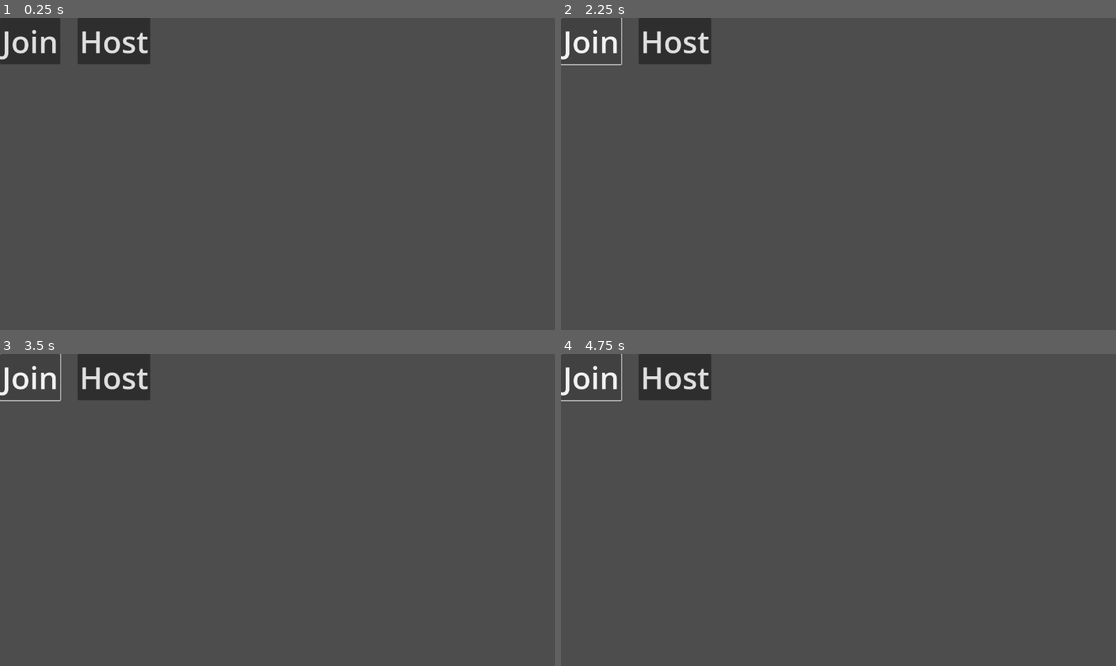
Above: before the commit, frames 1-4 (two rows, left to right).
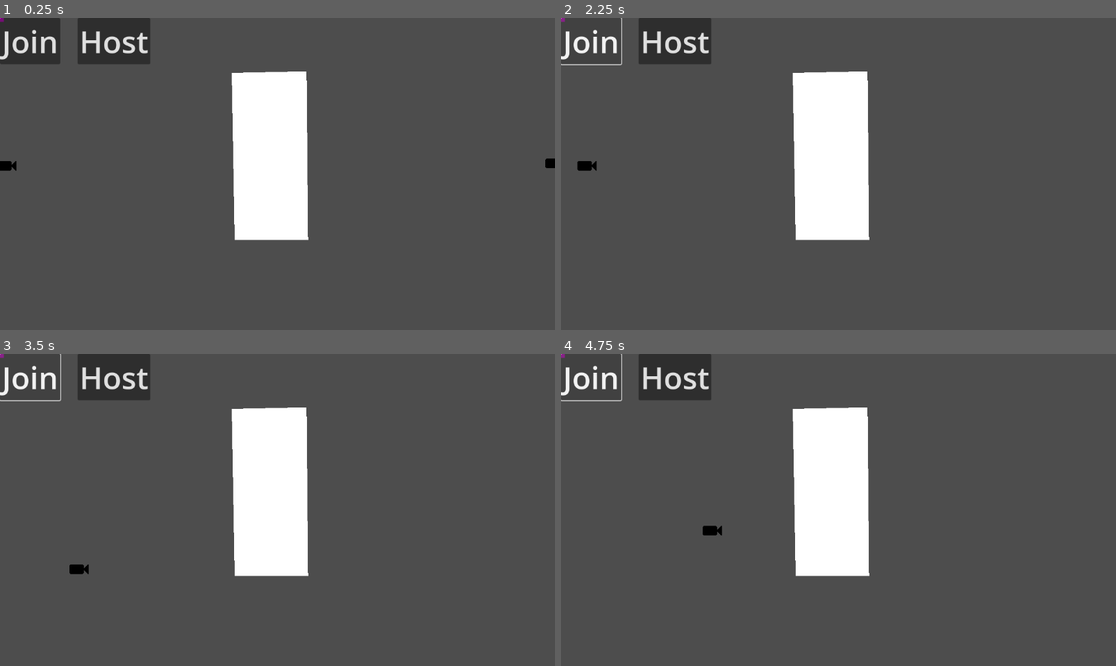
Above: after the commit, the same moments.

Repository: perrycate/ggj-2026
Game: Godot game, scene res://scenes/world/game.tscn
Two runs of this game, one before a commit and one after it. Both use one fixed random seed, a clock stepped at 60 frames per second and the inputs below. The engine's default icon, where the game draws it, is replaced by a stand-in: a white triangle on a blue panel in a dark square.
Inputs:
- Up to frame 1 (0.25 s): no input
- Up to frame 2 (2.25 s): click "Host" at 0.5 s; click "Join" at 1.25 s; hold D (move_right) from 2.03 s (still down); hold E (next_camera, bound only after the commit) from 2.03 s (still down)
- Up to frame 3 (3.5 s): tap Q (previous_camera, bound only after the commit) at 2.3, 2.85 s; release D (move_right) at 2.78 s; release E (next_camera, bound only after the commit) at 2.78 s; hold S (move_down) from 2.78 s (still down); tap E (next_camera, bound only after the commit) at 3.05 s
- Up to frame 4 (4.75 s): release S (move_down) at 3.53 s; hold D (move_right) 3.53-4.28 s; hold E (next_camera, bound only after the commit) 3.53-4.28 s; tap Q (previous_camera, bound only after the commit) at 3.8, 4.35 s; hold W (move_up) from 4.28 s (still down); tap E (next_camera, bound only after the commit) at 4.55 s

The runs differ from the first frame. In frame 1, 7.4% of the frame differs, in the area x 0-100%, y 0-72%; in frame 2, 7.3%; in frame 3, 7.3%; in frame 4, 7.3%.
Error after the commit: Parse Error: Cannot assign a value of type network_discovery.gd.State to variable "current_state" with specified type State. (res://scenes/world/network_discov…

Commit message:
Basic players setup (#6)
* player and watcher created. basic world created

* state machines and other basic infrastructure created, untested watcher/camera switching logic started

* more progress

* at least it doesn't crash

Diff:
--- a/project.godot
+++ b/project.godot
@@ -14,6 +14,10 @@
 run/main_scene="uid://7k81egc5b2va"
 config/features=PackedStringArray("4.5", "Forward Plus")
 config/icon="res://art/icon.svg"
+
+[autoload]
+
+Game="*res://scripts/world/game.gd"
 
 [debug]
 
@@ -51,3 +55,13 @@
 "events": [Object(InputEventKey,"resource_local_to_scene":false,"resource_name":"","device":-1,"window_id":0,"alt_press …(192 unchanged characters)…
 ]
 }
+next_camera={
+"deadzone": 0.2,
+"events": [Object(InputEventKey,"resource_local_to_scene":false,"resource_name":"","device":-1,"window_id":0,"alt_pressed":false,"shift_pressed":false,"ctrl_pressed":false,"meta_pressed":false,"pressed":false,"keycode":0,"physical_keycode":69,"key_label":0,"unicode":101,"location":0,"echo":false,"script":null)
+]
+}
+previous_camera={
+"deadzone": 0.2,
+"events": [Object(InputEventKey,"resource_local_to_scene":false,"resource_name":"","device":-1,"window_id":0,"alt_pressed":false,"shift_pressed":false,"ctrl_pressed":false,"meta_pressed":false,"pressed":false,"keycode":0,"physical_keycode":81,"key_label":0,"unicode":113,"location":0,"echo":false,"script":null)
+]
+}
--- /dev/null
+++ b/scenes/camera/camera.tscn
@@ -0,0 +1,32 @@
+[gd_scene load_steps=8 format=3 uid="uid://qwvh0nx7hhec"]
+
+[ext_resource type="Script" uid="uid://d2b73pyf7btsx" path="res://scripts/camera/camera.gd" id="1_6m2n3"]
+[ext_resource type="Texture2D" uid="uid://ducafcw732aa5" path="res://art/camera.png" id="2_0jiuk"]
+[ext_resource type="Script" uid="uid://bhd1vsmbdtydl" path="res://scripts/states/state_machine.gd" id="3_0jiuk"]
+[ext_resource type="Script" uid="uid://bstp46uc1rhmo" path="res://scripts/camera/infrared.gd" id="4_4ph7v"]
+[ext_resource type="Script" uid="uid://cxatfi0jqfubi" path="res://scripts/camera/visual.gd" id="5_k3vso"]
+[ext_resource type="Script" uid="uid://pdp7tipda741" path="res://scripts/camera/acoustic.gd" id="6_kuc5t"]
+[ext_resource type="Script" uid="uid://d3evpi8im7jre" path="res://scripts/camera/switching.gd" id="7_acrws"]
+
+[node name="Camera" type="CharacterBody2D"]
+script = ExtResource("1_6m2n3")
+
+[node name="Sprite2D" type="Sprite2D" parent="."]
+position = Vector2(11, 0)
+texture = ExtResource("2_0jiuk")
+
+[node name="StateMachine" type="Node" parent="."]
+script = ExtResource("3_0jiuk")
+metadata/_custom_type_script = "uid://bhd1vsmbdtydl"
+
+[node name="Infrared" type="Node" parent="StateMachine"]
+script = ExtResource("4_4ph7v")
+
+[node name="Visual" type="Node" parent="StateMachine"]
+script = ExtResource("5_k3vso")
+
+[node name="Acoustic" type="Node" parent="StateMachine"]
+script = ExtResource("6_kuc5t")
+
+[node name="Switching" type="Node" parent="StateMachine"]
+script = ExtResource("7_acrws")
--- /dev/null
+++ b/scenes/watcher/watcher.tscn
@@ -0,0 +1,29 @@
+[gd_scene load_steps=7 format=3 uid="uid://bm0nx058xtv3u"]
+
+[ext_resource type="Script" uid="uid://dahy7hpota4ua" path="res://scripts/watcher/watcher.gd" id="1_ilq2x"]
+[ext_resource type="Script" uid="uid://bhd1vsmbdtydl" path="res://scripts/states/state_machine.gd" id="1_s0oms"]
+[ext_resource type="Script" uid="uid://tlk5xxkkue7f" path="res://scripts/watcher/controlling.gd" id="2_x80ag"]
+[ext_resource type="Script" uid="uid://bwdfw7madvuyd" path="res://scripts/watcher/switching.gd" id="3_ilq2x"]
+[ext_resource type="Script" uid="uid://bd7bas20njuwq" path="res://scripts/watcher/stunned.gd" id="4_mrnq6"]
+
+[sub_resource type="NoiseTexture2D" id="NoiseTexture2D_ilq2x"]
+
+[node name="Watcher" type="Node2D"]
+script = ExtResource("1_ilq2x")
+
+[node name="StateMachine" type="Node" parent="." node_paths=PackedStringArray("initial_state")]
+script = ExtResource("1_s0oms")
+initial_state = NodePath("Switching")
+
+[node name="Controlling" type="Node" parent="StateMachine"]
+script = ExtResource("2_x80ag")
+
+[node name="Switching" type="Node" parent="StateMachine"]
+script = ExtResource("3_ilq2x")
+
+[node name="Stunned" type="Node" parent="StateMachine"]
+script = ExtResource("4_mrnq6")
+
+[node name="TestVisibility" type="Sprite2D" parent="."]
+scale = Vector2(0.030273438, 0.032226563)
+texture = SubResource("NoiseTexture2D_ilq2x")
--- a/scenes/world/game.tscn
+++ b/scenes/world/game.tscn
@@ -1,14 +1,30 @@
-[gd_scene load_steps=3 format=3 uid="uid://7k81egc5b2va"]
+[gd_scene load_steps=5 format=3 uid="uid://7k81egc5b2va"]
 
 [ext_resource type="Script" uid="uid://bf5rqo731sapw" path="res://scripts/world/game.gd" id="1_w44h4"]
+[ext_resource type="PackedScene" uid="uid://bm0nx058xtv3u" path="res://scenes/watcher/watcher.tscn" id="2_3iwug"]
+[ext_resource type="Script" uid="uid://cd37l6i8nl0xg" path="res://scripts/watcher/cameras.gd" id="3_r5nxa"]
+[ext_resource type="PackedScene" uid="uid://qwvh0nx7hhec" path="res://scenes/camera/camera.tscn" id="4_r5nxa"]
 [ext_resource type="Script" uid="uid://jv3hiunrens3" path="res://scenes/world/network_discovery.gd" id="2_hqfqh"]
 
 [node name="Game" type="Node2D"]
 script = ExtResource("1_w44h4")
+game_node_path = null
+is_watcher = null
+
+[node name="Watcher" parent="." instance=ExtResource("2_3iwug")]
+
+[node name="Cameras" type="Node2D" parent="."]
+script = ExtResource("3_r5nxa")
+
+[node name="Camera2" parent="Cameras" instance=ExtResource("4_r5nxa")]
+position = Vector2(1141, 302)
+
+[node name="Camera1" parent="Cameras" instance=ExtResource("4_r5nxa")]
+position = Vector2(3, 307)
 
 [node name="JoinButton" type="Button" parent="."]
-offset_right = 8.0
-offset_bottom = 8.0
+offset_right = 125.0
+offset_bottom = 96.0
 theme_override_font_sizes/font_size = 64
 text = "Join"
 
@@ -20,6 +36,11 @@
 text = "Host
 "
 
+[node name="Polygon2D" type="Polygon2D" parent="."]
+position = Vector2(639, 294)
+scale = Vector2(1.102069, 1.0915226)
+polygon = PackedVector2Array(-143.3205, -164.8793, -137.87616, 152.65439, 0.49890137, 152.65439, -2.4293213, -167.98352)
+uv = PackedVector2Array(-136, -58, -136, 148, 0.49890137, 152.65439, -2.4293213, -167.98352)
 [node name="Network" type="Node" parent="."]
 script = ExtResource("2_hqfqh")
 
--- a/scenes/world/player.tscn
+++ b/scenes/world/player.tscn
@@ -1,7 +1,8 @@
-[gd_scene load_steps=4 format=3 uid="uid://dhkljttu1fkh7"]
+[gd_scene load_steps=5 format=3 uid="uid://dhkljttu1fkh7"]
 
 [ext_resource type="Script" uid="uid://3464yub88grv" path="res://scripts/player/player.gd" id="1_l3o4k"]
 [ext_resource type="Texture2D" uid="uid://d3v8eynat77lb" path="res://art/icon.svg" id="2_hqqc5"]
+[ext_resource type="Script" uid="uid://bhd1vsmbdtydl" path="res://scripts/states/state_machine.gd" id="3_hqqc5"]
 
 [sub_resource type="RectangleShape2D" id="RectangleShape2D_h30v7"]
 size = Vector2(127, 127)
@@ -16,3 +17,7 @@
 
 [node name="Sprite2D" type="Sprite2D" parent="."]
 texture = ExtResource("2_hqqc5")
+
+[node name="StateMachine" type="Node" parent="."]
+script = ExtResource("3_hqqc5")
+metadata/_custom_type_script = "uid://bhd1vsmbdtydl"
--- /dev/null
+++ b/scripts/camera/acoustic.gd
@@ -0,0 +1 @@
+extends Node
--- /dev/null
+++ b/scripts/camera/camera.gd
@@ -0,0 +1,13 @@
+extends CharacterBody2D
+class_name Camera
+
+const CAMERA_SPEED: float = 200
+
+func _ready() -> void:
+	pass
+
+func _physics_process(_delta: float) -> void:
+	var input_direction = Input.get_vector("move_left", "move_right", "move_up", "move_down")
+	velocity = input_direction * CAMERA_SPEED
+
+	move_and_slide()
--- /dev/null
+++ b/scripts/camera/camera_state.gd
@@ -0,0 +1,3 @@
+extends State
+
+class_name CameraState
--- /dev/null
+++ b/scripts/camera/camera_state_machine.gd
@@ -0,0 +1,2 @@
+extends StateMachine
+class_name CameraStateMachine
--- /dev/null
+++ b/scripts/camera/infrared.gd
@@ -0,0 +1 @@
+extends Node
--- /dev/null
+++ b/scripts/camera/switching.gd
@@ -0,0 +1 @@
+extends Node
--- /dev/null
+++ b/scripts/camera/visual.gd
@@ -0,0 +1 @@
+extends Node
--- a/scripts/player/player.gd
+++ b/scripts/player/player.gd
@@ -2,11 +2,20 @@
 
 # Whether the human playing is actively controlling or merely watching.
 # PC: This feels wrong? Need to think about state management asap.
+
+@onready var state_machine: Node = $StateMachine
+
 var is_active: bool = false
 
-var speed : float = 300
+var PLAYER_SPEED : float = 300
 
 func _ready():
+	# TODO: if you don't have authority:
+	#set_process(false)
+	#set_physics_process(false)
+	#set_process_input(false)
+	#state_machine.set_process(false)
+	#state_machine.set_physics_process(false)
 	pass
 
 func _physics_process(_delta: float) -> void:
@@ -14,6 +23,6 @@
 		return
 
 	var input_direction = Input.get_vector("move_left", "move_right", "move_up", "move_down")
-	velocity = input_direction * speed
+	velocity = input_direction * PLAYER_SPEED
 
 	move_and_slide()
--- /dev/null
+++ b/scripts/states/state.gd
@@ -0,0 +1,39 @@
+extends Node
+
+class_name State
+
+signal transition
+
+const NO_MESSAGE: String = ""
+
+@onready var base_node: Node2D = $"../.."
+#@onready var body: CharacterBody3D = $"../.."
+#@onready var animation_player: AnimationPlayer = $"../../Mesh/AnimationPlayer"
+#@onready var animation_tree: AnimationTree = $"../../Mesh/AnimationTree"
+
+var state_name: String = "none"
+
+func _ready() -> void:
+	state_name = get_script().get_global_name()
+	print(base_node.name, " state name: ", state_name)
+	#print(body.character_name, " state name: ", state_name)
+
+func enter(_message):
+	print(base_node.name, " entering state: ", state_name)
+	#print(body.character_name, " entering state: ", state_name)
+	pass
+
+func exit():
+	print(base_node.character_name, " exiting state: ", state_name)
+	#body.move_and_slide()
+	pass
+
+func update(_delta: float):
+	pass
+
+func physics_update(_delta: float):
+	#body.move_and_slide()
+	pass
+
+func transition_to_state(new_state_name: String, message):
+	transition.emit(self, new_state_name, message)
--- /dev/null
+++ b/scripts/states/state_machine.gd
@@ -0,0 +1,50 @@
+extends Node
+class_name StateMachine
+
+@export var initial_state: State
+
+var states: Dictionary = {}
+var current_state: State
+
+func _ready() -> void:
+	#await owner.ready
+	for child in get_children():
+		if child is State:
+			states[child.name] = child
+			child.transition.connect(on_child_transition)
+
+	if initial_state:
+		initial_state.enter("")
+		current_state = initial_state
+
+func _process(delta: float):
+	if current_state:
+		current_state.update(delta)
+
+func _physics_process(delta: float) -> void:
+	if current_state:
+		current_state.physics_update(delta)
+
+func on_child_transition(state, new_state_name, _message):
+	if state != current_state:
+		return
+
+	var new_state = states.get(new_state_name)
+	if !new_state:
+		return
+
+	if current_state:
+		current_state.exit()
+
+	new_state.enter(_message)
+
+	current_state = new_state
+
+func transition_to(new_state_name, _message):
+	var new_state = states.get(new_state_name)
+	if !new_state:
+		return
+	if current_state:
+		current_state.exit()
+	new_state.enter(_message)
+	current_state = new_state
--- /dev/null
+++ b/scripts/watcher/cameras.gd
@@ -0,0 +1,8 @@
+extends Node2D
+
+#var camera_list: Array[Camera] = []
+
+func _ready() -> void:
+	for camera in get_children():
+		if camera is Camera:
+			Game.camera_list.append(camera)
--- /dev/null
+++ b/scripts/watcher/controlling.gd
@@ -0,0 +1,24 @@
+extends State
+class_name WatcherControlling
+
+func _read() -> void:
+	pass
+
+func enter(_message):
+	pass
+
+func exit():
+	pass
+
+func update(_delta: float):
+	# needs to check for input to switch cameras
+	# mask switching logic (probably) will be controlled in the camera
+	if Input.is_action_pressed("next_camera"):
+		transition.emit(self, "WatcherSwitching", 1)
+	elif Input.is_action_pressed("previous_camera"):
+		transition.emit(self, "WatcherSwitching", -1)
+	pass
+
+func physics_update(_delta: float):
+	base_node.global_position = base_node.current_camera.global_position
+	pass
--- /dev/null
+++ b/scripts/watcher/stunned.gd
@@ -0,0 +1 @@
+extends Node
--- /dev/null
+++ b/scripts/watcher/switching.gd
@@ -0,0 +1,24 @@
+extends WatcherState
+class_name WatcherSwitching
+
+var _switch_timer: float = 0.0
+
+const SWITCH_TIME: float = 1.0  # seconds
+
+func enter(_message):
+	super(_message)
+	_switch_timer = SWITCH_TIME
+	switch_cameras(_message)
+
+func update(_delta: float):
+	super(_delta)
+	_switch_timer -= _delta
+	if _switch_timer <= 0:
+		transition.emit(self, "WatcherControlling", NO_MESSAGE)
+
+func switch_cameras(increment_value) -> void:
+	if increment_value is String or increment_value == null or increment_value == 0:
+		base_node.current_camera = Game.camera_list.front()
+		base_node.current_camera_index = 1
+	else:
+		base_node.increment_camera_index(increment_value)
--- /dev/null
+++ b/scripts/watcher/watcher.gd
@@ -0,0 +1,19 @@
+extends Node2D
+
+class_name Watcher
+
+var current_camera: Node2D = null
+var current_camera_index: int = 1
+
+func _ready() -> void:
+	pass
+
+func _process(_delta: float):
+	pass
+
+func increment_camera_index(increment_value: int):
+	current_camera_index += increment_value
+	if current_camera_index > Game.camera_list.size():
+		current_camera_index = 1
+	elif current_camera_index < 1:
+		current_camera_index = Game.camera_list.size()
--- /dev/null
+++ b/scripts/watcher/watcher_state.gd
@@ -0,0 +1,2 @@
+extends State
+class_name WatcherState
--- a/scripts/world/game.gd
+++ b/scripts/world/game.gd
@@ -1,6 +1,12 @@
 extends Node2D
 
+
 var player: PackedScene = preload("res://scenes/world/player.tscn")
+var watcher: PackedScene = preload("res://scenes/watcher/watcher.tscn")
+var camera_list: Array[Camera] = []
+var is_player: bool = false
+
+@onready var cameras_node: Node2D = $Cameras
 
 # To work around wonky network discovery issues, for now.
 # TODO: Remove this before playtesting on multiple computers.
@@ -10,6 +16,8 @@
 
 const MAX_PEERS = 1
 
+@export var game_node_path: NodePath
+@export var is_watcher = false
 # We cache the previous state to avoid sending more game updates
 # than necessary over the network.
 var prev_state = {}
@@ -23,6 +31,8 @@
 
 	call_deferred("broadcast_game_state")
 
+	print("joined")
+	get_tree().current_scene.add_child(player.instantiate())
 
 func broadcast_game_state() -> void:
 	"""
@@ -92,6 +102,7 @@
 		$Network.search_for_clients()
 
 	var p = player.instantiate()
+	is_player = true
 	p.is_active = true
 	$Network.is_host = true
 
Binary file added: art/camera.png
Not shown, added: art/camera.png.import
Not shown, added: scripts/camera/acoustic.gd.uid
Not shown, added: scripts/camera/camera.gd.uid
Not shown, added: scripts/camera/camera_state.gd.uid
Not shown, added: scripts/camera/camera_state_machine.gd.uid
Not shown, added: scripts/camera/infrared.gd.uid
Not shown, added: scripts/camera/switching.gd.uid
Not shown, added: scripts/camera/visual.gd.uid
Not shown, added: scripts/states/state.gd.uid
Not shown, added: scripts/states/state_machine.gd.uid
Not shown, added: scripts/watcher/cameras.gd.uid
(and 5 more such lines)
